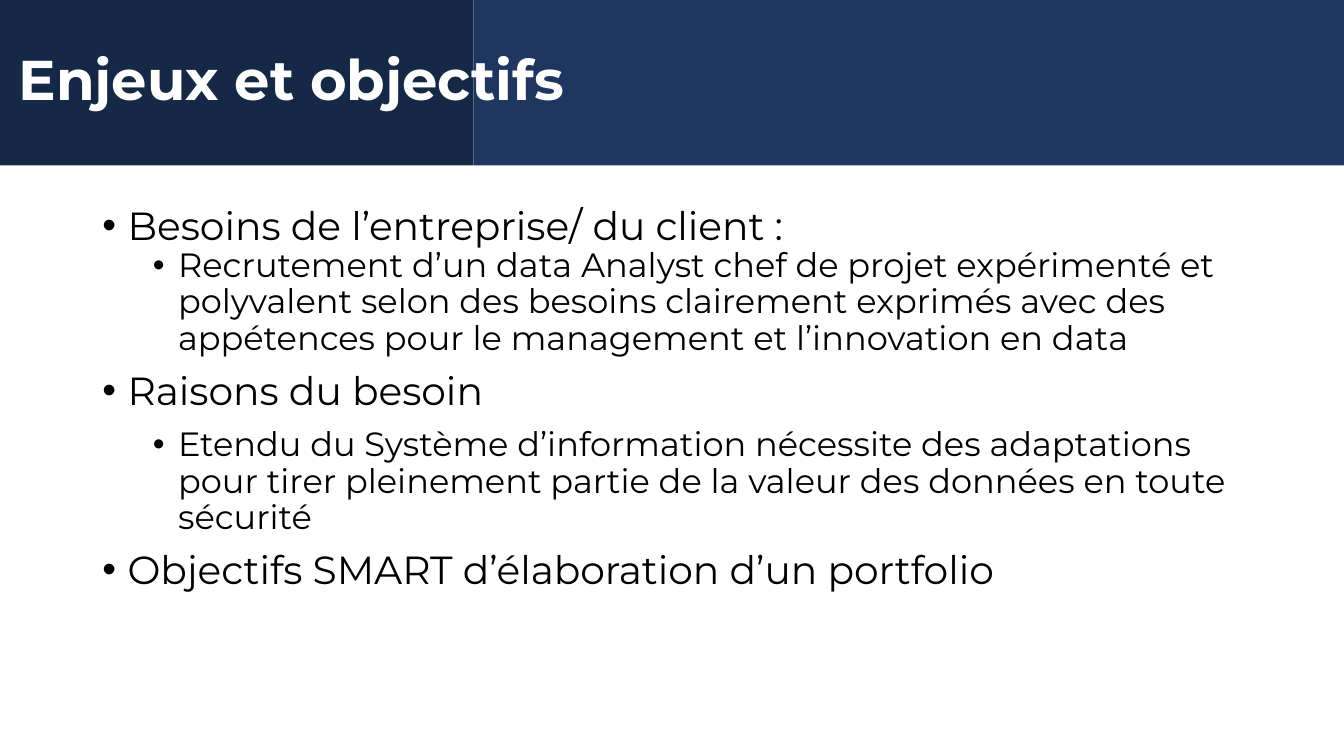
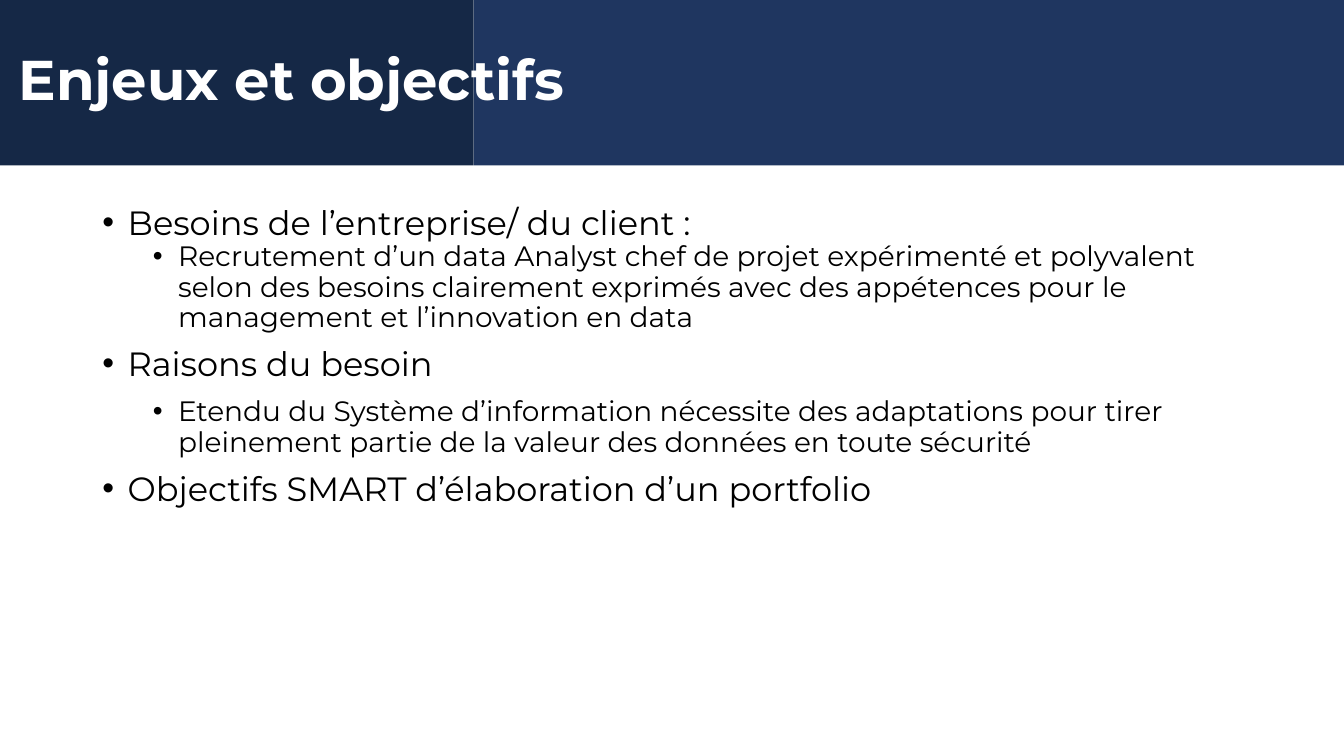
Before and after one commit to Rom1du62/rom1du62.github.io, a slide deck: slide 4 of Realisation_portfolio/Cahier des charges.pptx. Drawn at 1344x756 pixels with LibreOffice and Linux fonts; fonts in the diff are those of the drawing; background and template pictures are left out. Boxes give left, top, right and bottom in pixels: in the first picture for what was removed or moved away, otherwise in the second. Text is boxed around its words. In the diff, an @@ line names an element or a change of style, - is before the commit and + after.

```diff
--- a/Realisation_portfolio/Cahier des charges.pptx
+++ b/Realisation_portfolio/Cahier des charges.pptx
@@ text "Besoins de l’entreprise/ du client ..." at (x1=128, y1=206, x2=1195, y2=508): size 28 to 24 pt in "Besoins de l’entreprise/ du client :", "Raisons du besoin", "Objectifs SMART d’élaboration d’un portfolio"; size 24 to 20 pt in "Recrutement d’un data Analyst chef de projet ...", "Etendu du Système d’information nécessite des adaptations ..." @@
```
Also in this commit, not shown: 3 other slides changed, 6 other files.
